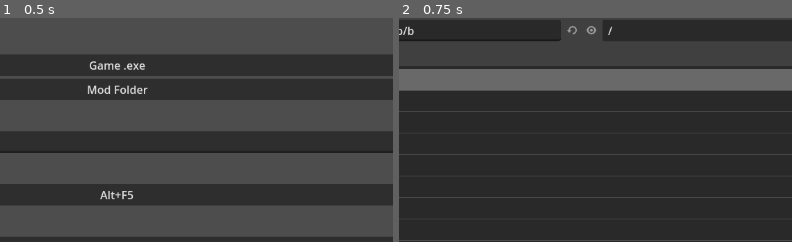
Above: before the commit, frames 1-2 (left to right).
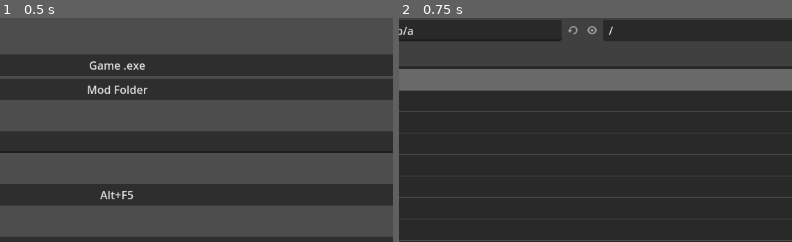
Above: after the commit, the same moments.

Repository: GodotModding/godot-mod-tool
Game: Godot game, scene res://main.tscn
Two runs of this game, one before a commit and one after it. Both use one fixed random seed, a clock stepped at 60 frames per second and the inputs below.
Inputs:
- Up to frame 1 (0.5 s): no input
- Up to frame 2 (0.75 s): click "Game .exe" at 0.5 s
The pictures show only the part of the screen within x 35-85%, y 6-56%; the shares and areas given below are measured in that part.

Frame 1 is identical in both runs. In frame 2, 0.1% of the frame differs, in the area x 2-55%, y 3-10%.

Commit message:
✔ v.0.3.0 - added mod_parent_folder arg

Diff:
--- a/main.gd
+++ b/main.gd
@@ -106,7 +106,7 @@
 func zip_folder():
 	# Create zip folder - in game mod folder - from source mod folder
 	var game_mod_folder_path = data.game_folder.path_join(data.game_mod_folder).path_join(str(data.mod_folder_name,".zip"))
-	Utils.zip_files(mod_file_paths, game_mod_folder_path, data.exluded_file_extensions)
+	Utils.zip_files(mod_file_paths, data.mod_parent_folder, game_mod_folder_path, data.exluded_file_extensions)
 
 
 func update_UI():
@@ -162,6 +162,7 @@
 
 func _on_line_edit_parent_folder_name_text_changed(new_text):
 	data.mod_parent_folder = new_text
+	print(data.mod_parent_folder)
 
 func _notification(what):
 	if(what == NOTIFICATION_WM_CLOSE_REQUEST):
--- a/utils.gd
+++ b/utils.gd
@@ -5,10 +5,10 @@
 	zip(writer, src_path, dst_path, extensions_excluded)
 	close_writer(writer)
 
-func zip_files(file_paths, dst_path, extensions_excluded):
+func zip_files(file_paths, mod_parent_folder, dst_path, extensions_excluded):
 	var writer = create_writer(dst_path)
 	for file_path in file_paths:
-		zip(writer, file_path, dst_path, extensions_excluded)
+		zip(writer, file_path, mod_parent_folder, dst_path, extensions_excluded)
 	close_writer(writer)
 
 func create_writer(dst_path):
@@ -20,10 +20,10 @@
 func close_writer(writer):
 	return writer.close()
 
-func zip(writer, src_path, dst_path, extensions_excluded = []):
+func zip(writer, src_path, mod_parent_folder, dst_path, extensions_excluded = []):
 	var zip_name = dst_path.get_file().get_slice('.', 0)
 	var src_path_split = src_path.split(zip_name, true, 1)
-	var zip_path = str(zip_name, src_path_split[1])
+	var zip_path = str(mod_parent_folder, '/', zip_name, src_path_split[1])
 
 	# check for excluded extensions
 	if(is_file_extension(src_path, extensions_excluded)):
